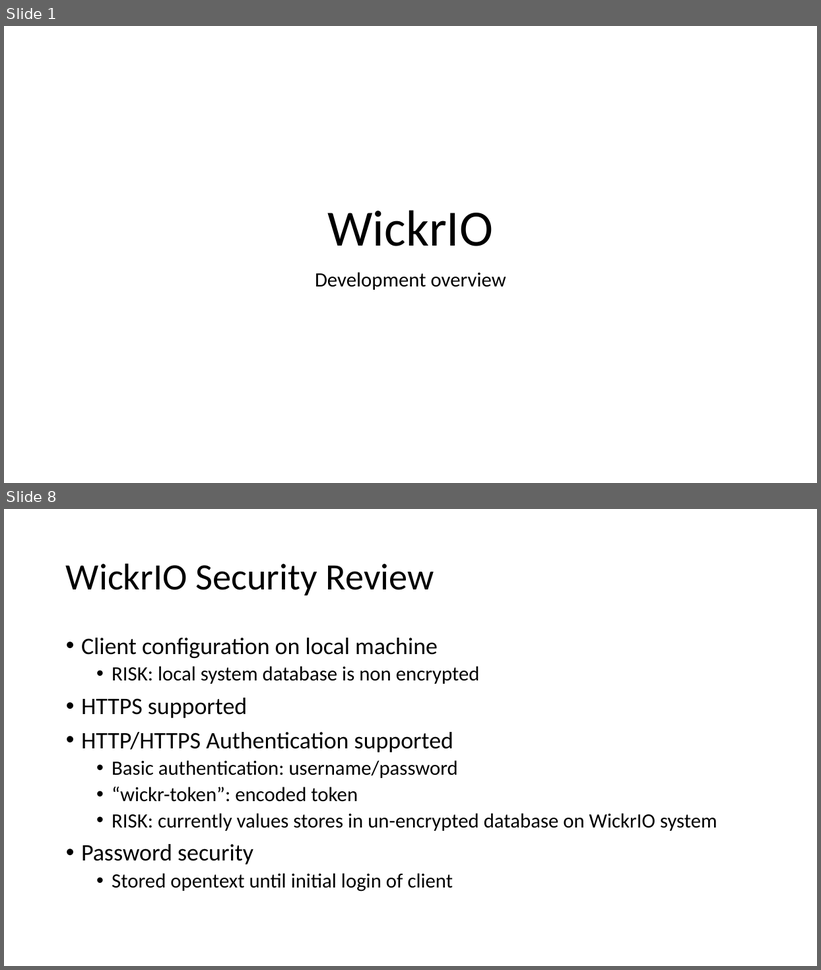
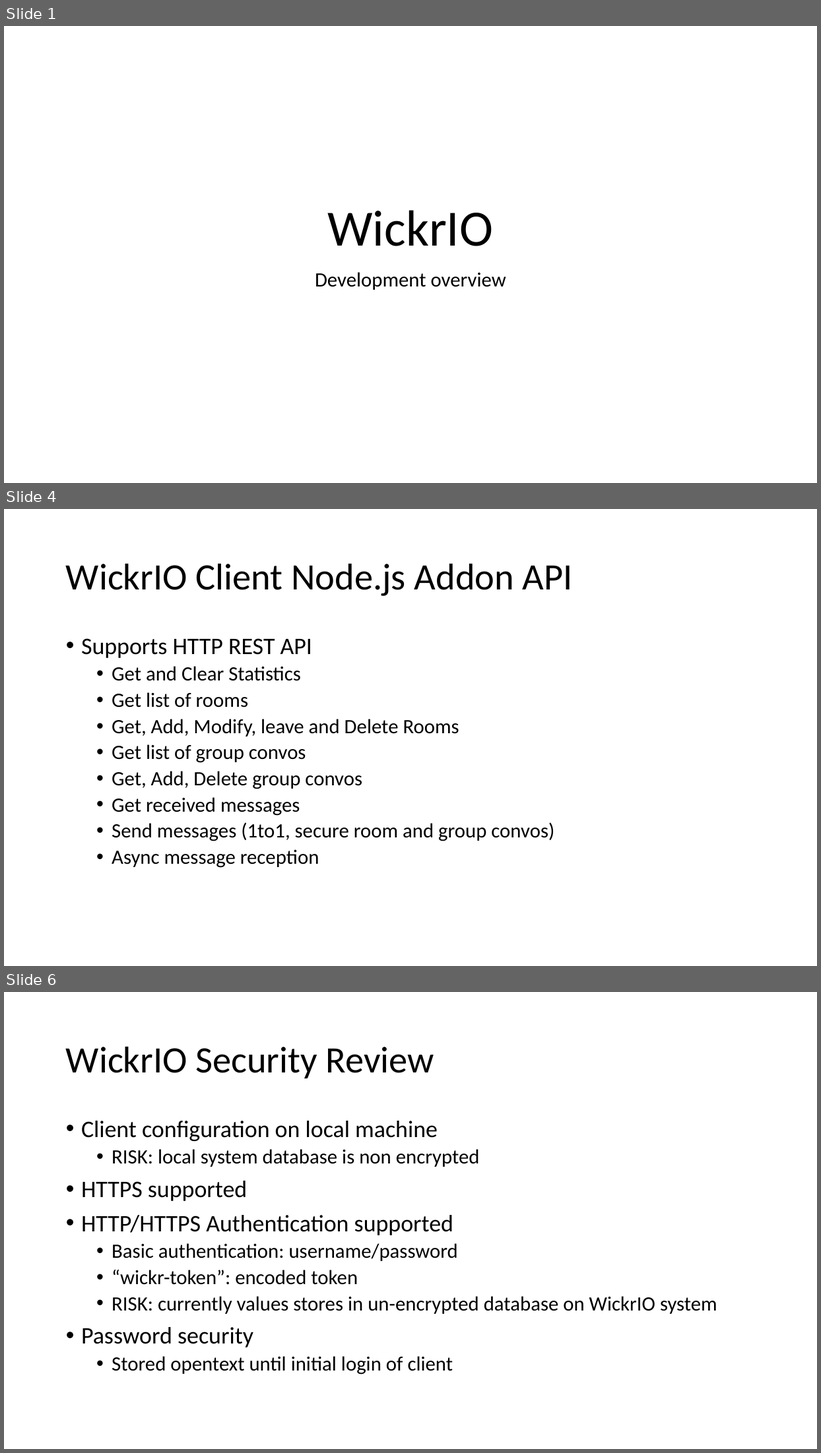
Before and after one commit to WickrInc/wickrio_addon, a slide deck: docs/design/WickrIO_DevelopmentOverview.pptx. Shown one above the other, each under a label of ours: slides 1 and 8 before the commit, slides 1, 4 and 6 after it; the slides between them are not shown. The pictures are 821x970 and 821x1453 pixels, drawn with LibreOffice and Linux fonts; fonts in the diff are those of the drawing. Boxes give left, top, right and bottom in pixels: in the first picture for what was removed or moved away, otherwise in the second. Text is boxed around its words. In the diff, an @@ line names an element or a change of style, - is before the commit and + after.

Commit message:
Update the Node.js addon document [ci skip]

```diff
--- a/docs/design/WickrIO_DevelopmentOverview.pptx
+++ b/docs/design/WickrIO_DevelopmentOverview.pptx
@@ slide 4 added at (x1=4, y1=509, x2=817, y2=966), background #FFFFFF @@
@@ title added at (x1=66, y1=563, x2=573, y2=596), 44 pt, text #000000 @@
+WickrIO Client Node.js Addon API
@@ text added at (x1=81, y1=638, x2=554, y2=868), 24 pt, text #000000 @@
+• Supports HTTP REST API
+  • Get and Clear Statistics
+  • Get list of rooms
+  • Get, Add, Modify, leave and Delete Rooms
+  • Get list of group convos
+  • Get, Add, Delete group convos
+  • Get received messages
+  • Send messages (1to1, secure room and group convos)
+  • Async message reception
@@ what was slide 8 is now slide 6 @@
```
Also in this commit, not shown: 2 slides changed, 1 other slide added, 4 slides removed.
